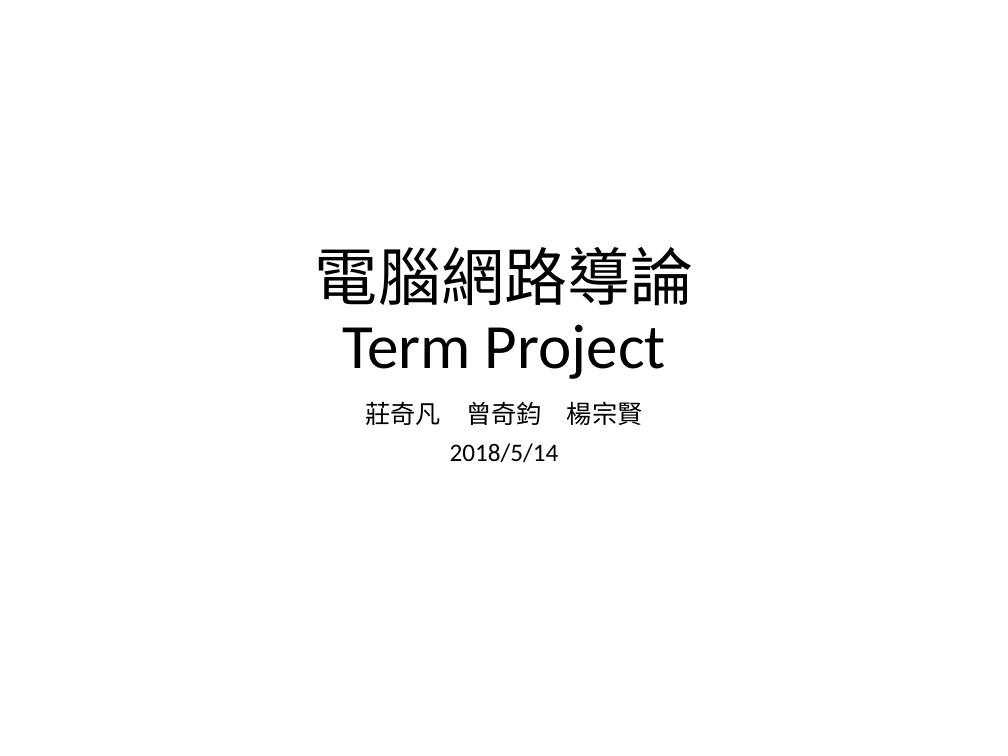
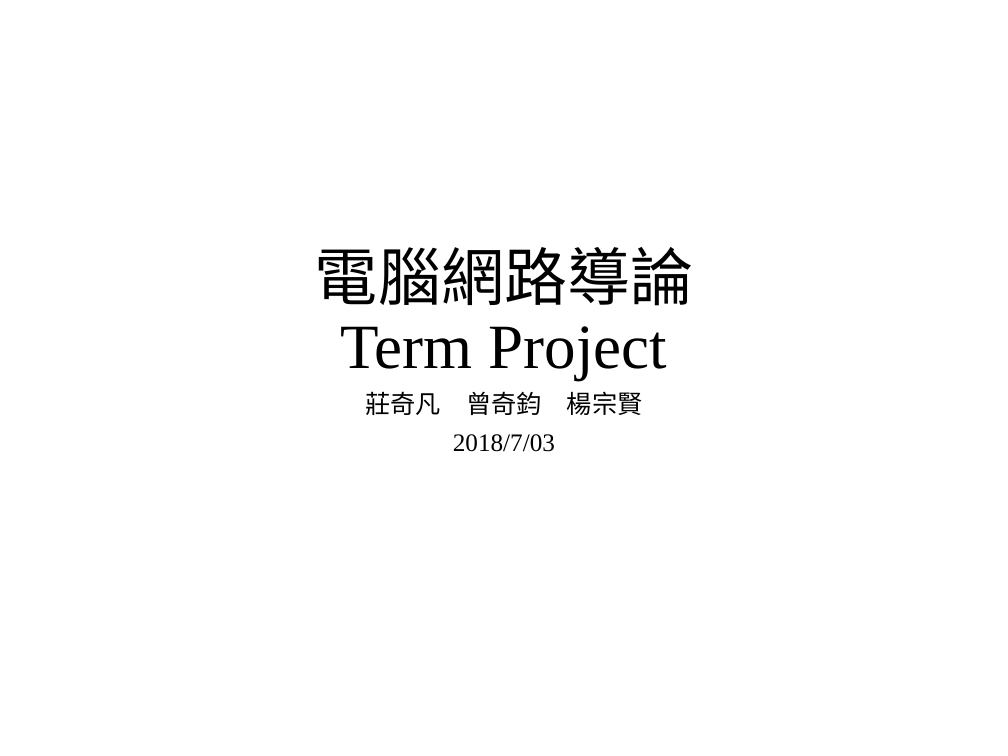
Before and after one commit to yth98/network-media, a slide deck: slide 1 of Report.ppt. Drawn at 1008x756 pixels with LibreOffice and Linux fonts; fonts in the diff are those of the drawing. Boxes give left, top, right and bottom in pixels: in the first picture for what was removed or moved away, otherwise in the second. Text is boxed around its words. In the diff, an @@ line names an element or a change of style, - is before the commit and + after.

Commit message:
Update
Project deadline: 13:00(UTC+8), 2018/7/3

```diff
--- a/Report.ppt
+++ b/Report.ppt
@@ title "電腦網路導論 Term Project" at <box>315,247,693,380</box>: font Calibri to Noto Sans CJK SC in "電腦網路導論"; font Calibri to Times New Roman in "Term Project" @@
@@ subtitle "莊奇凡 曾奇鈞 楊宗賢": place and size @@
-subtitle "莊奇凡 曾奇鈞 楊宗賢" at <box>365,401,643,462</box>
+subtitle "莊奇凡 曾奇鈞 楊宗賢" at <box>365,391,643,452</box>
@@ subtitle at <box>365,391,643,415</box>: font Calibri to Noto Sans CJK SC in "莊奇凡 曾奇鈞 楊宗賢" @@
@@ subtitle at <box>453,434,555,452</box>: text changed; font Calibri to Times New Roman @@
-2018/5/14
+2018/7/03
```
Also in this commit, not shown: 5 other slides changed, 4 slides added, 2 slides removed, 4 other files.
